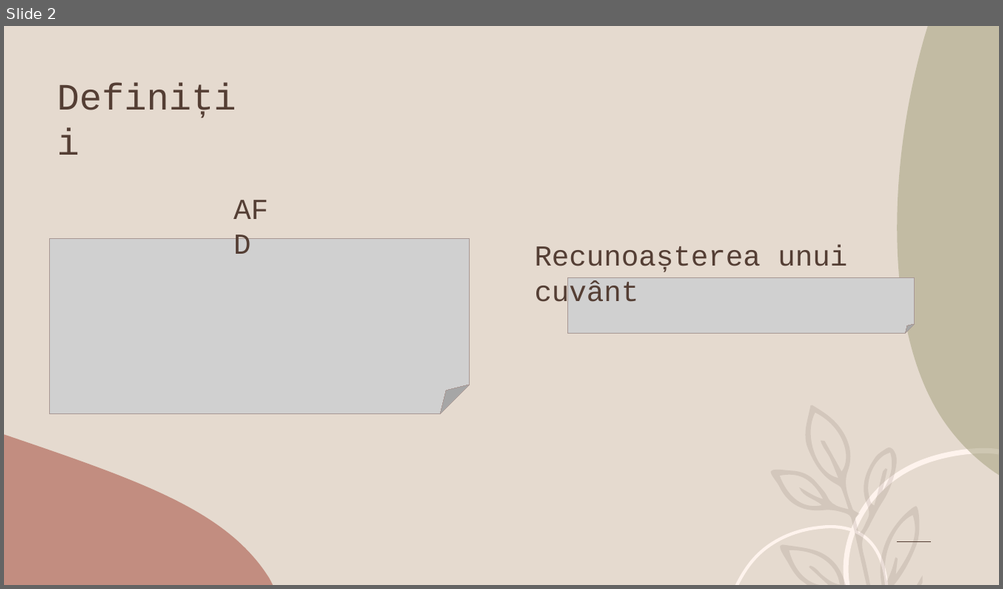
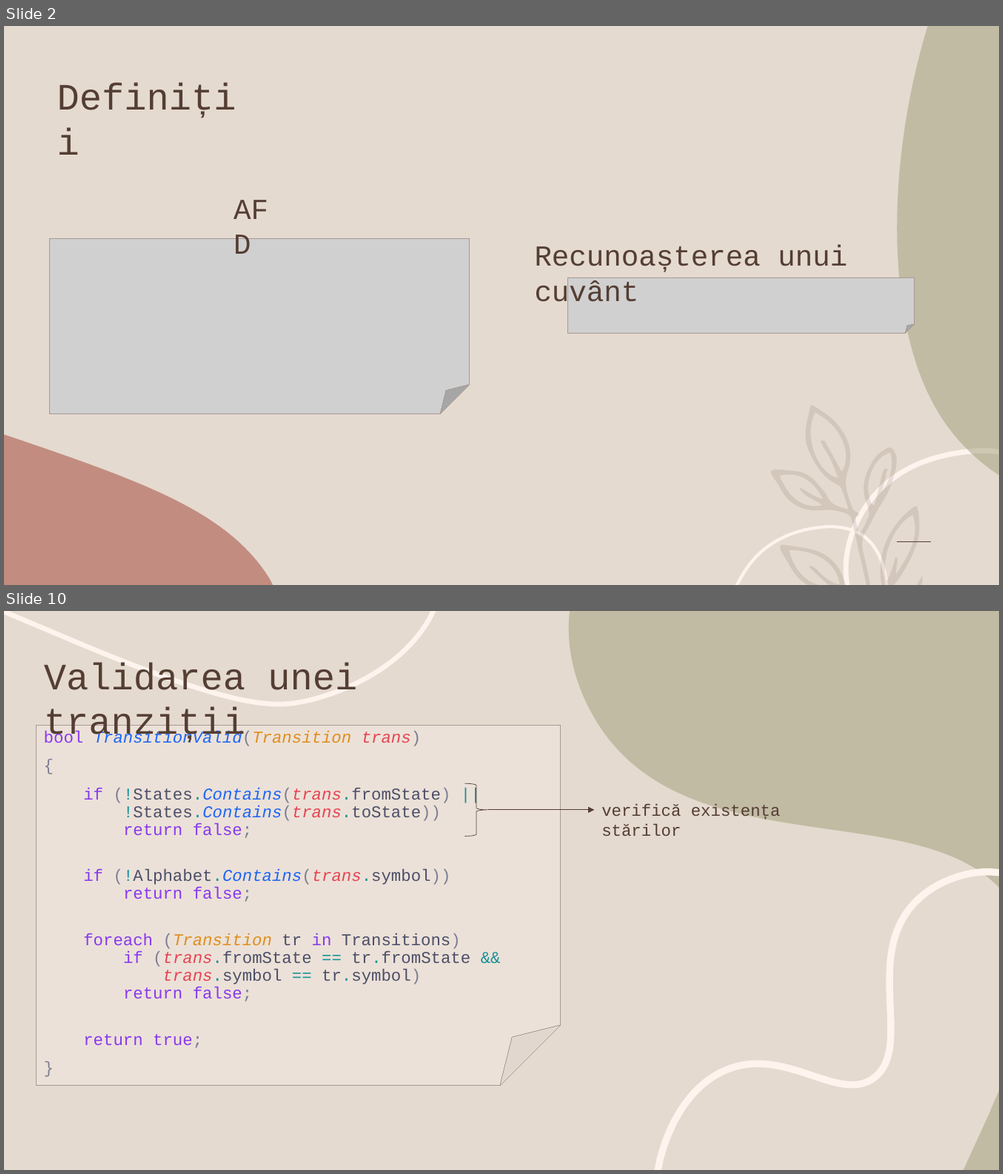
Before and after one commit to Irseora/Limbaje-Formale, a slide deck: DFA/Automat Finit Determinist.pptx. Shown one above the other, each under a label of ours: slide 2 before the commit, slides 2 and 10 after it; the slides between them are not shown. The pictures are 1003x589 and 1003x1174 pixels, drawn with LibreOffice and Linux fonts; fonts in the diff are those of the drawing; grey boxes stand for pictures. Boxes give left, top, right and bottom in pixels: in the first picture for what was removed or moved away, otherwise in the second. Text is boxed around its words. In the diff, an @@ line names an element or a change of style, - is before the commit and + after.

```diff
--- a/DFA/Automat Finit Determinist.pptx
+++ b/DFA/Automat Finit Determinist.pptx
@@ slide 10 added at (x1=4, y1=611, x2=999, y2=1170), background #E5DACF @@
@@ freeform shape added at (x1=4, y1=611, x2=435, y2=704), outline #FEF3ED 4.75 pt @@
@@ freeform shape added at (x1=569, y1=611, x2=999, y2=1170), fill #A09D79 at 50% opacity @@
@@ text added at (x1=44, y1=662, x2=357, y2=743), 36 pt, text #543E34 @@
+Validarea unei tranziții
@@ folded corner added at (x1=36, y1=725, x2=560, y2=1085), fill #FEF3ED at 30% opacity, outline #A89894 0.75 pt, 16 pt, text #4C4F69 @@
+bool TransitionValid(Transition trans)
+{
+if (!States.Contains(trans.fromState) ||
+!States.Contains(trans.toState))
+return false;
+if (!Alphabet.Contains(trans.symbol))
+return false;
+foreach (Transition tr in Transitions)
+if (trans.fromState == tr.fromState &&
+trans.symbol == tr.symbol)
+return false;
+return true;
+}
@@ right brace added at (x1=465, y1=783, x2=488, y2=836), outline #543E34 0.5 pt @@
@@ arrow added from (487, 810) to (595, 810), #543E34 0.5 pt @@
@@ text added at (x1=601, y1=804, x2=780, y2=836), 16 pt, text #543E34 @@
+verifică existența stărilor
@@ freeform shape added at (x1=657, y1=872, x2=999, y2=1170), outline #FEF3ED 6.75 pt @@
```
Also in this commit, not shown: 6 slides changed, 10 other slides added, 7 slides removed, 2 other files.
